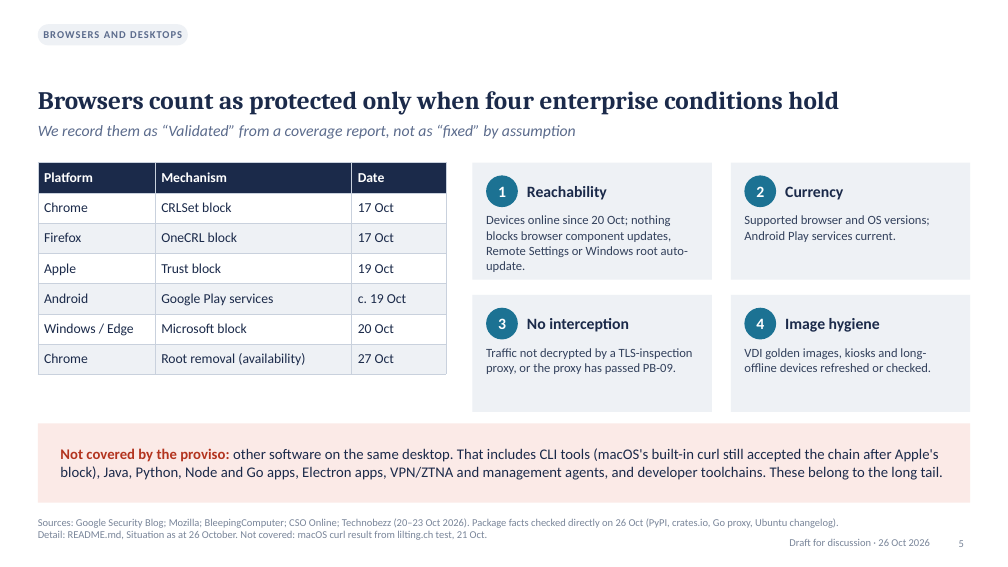
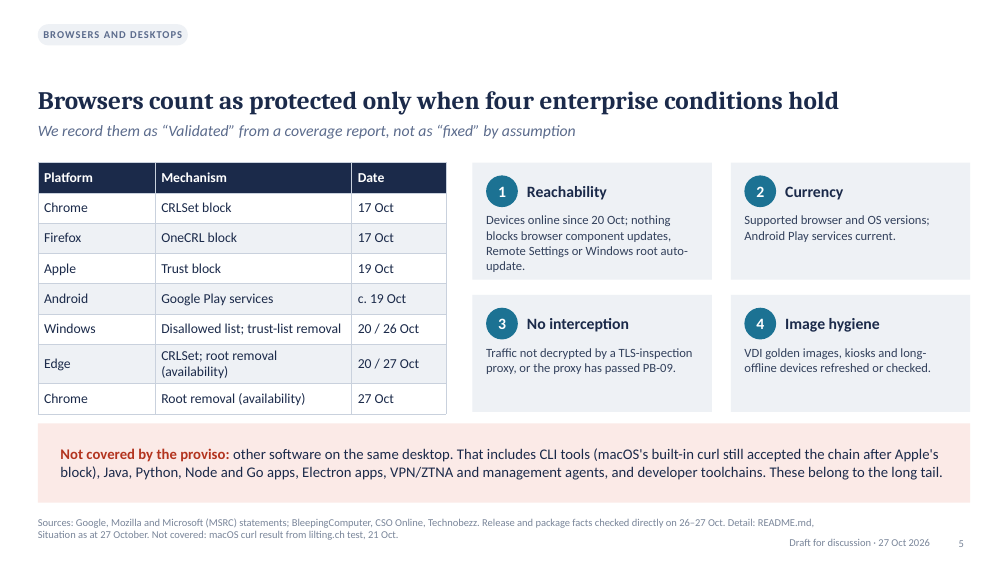
Before and after one commit to jfang88/eMudhraResponse, a slide deck: slide 5 of eMudhra-response-briefing.pptx. Drawn at 1008x567 pixels with LibreOffice and Linux fonts; fonts in the diff are those of the drawing. Boxes give left, top, right and bottom in pixels: in the first picture for what was removed or moved away, otherwise in the second. Text is boxed around its words. In the diff, an @@ line names an element or a change of style, - is before the commit and + after.

```diff
--- a/eMudhra-response-briefing.pptx
+++ b/eMudhra-response-briefing.pptx
@@ table at (38,163,446,409) @@
-row 6: Windows / Edge | Microsoft block | 20 Oct
+row 6: Windows | Disallowed list; trust-list removal | 20 / 26 Oct
+row 7: Edge | CRLSet; root removal (availability) | 20 / 27 Oct
@@ text at (38,518,814,540): text changed @@
-Sources: Google Security Blog; Mozilla; BleepingComputer; CSO Online; Technobezz (20–23 Oct 2026). Package facts checked directly on 26 Oct (PyPI, crates.io, Go proxy, Ubuntu changelog). Detail: README.md, Situation as at 26 October. Not covered: macOS curl result from lilting.ch test, 21 Oct.
+Sources: Google, Mozilla and Microsoft (MSRC) statements; BleepingComputer, CSO Online, Technobezz. Release and package facts checked directly on 26–27 Oct. Detail: README.md, Situation as at 27 October. Not covered: macOS curl result from lilting.ch test, 21 Oct.
@@ text at (789,539,930,546): text changed @@
-Draft for discussion · 26 Oct 2026
+Draft for discussion · 27 Oct 2026
```
Also in this commit, not shown: 15 other slides changed, 13 other files.
